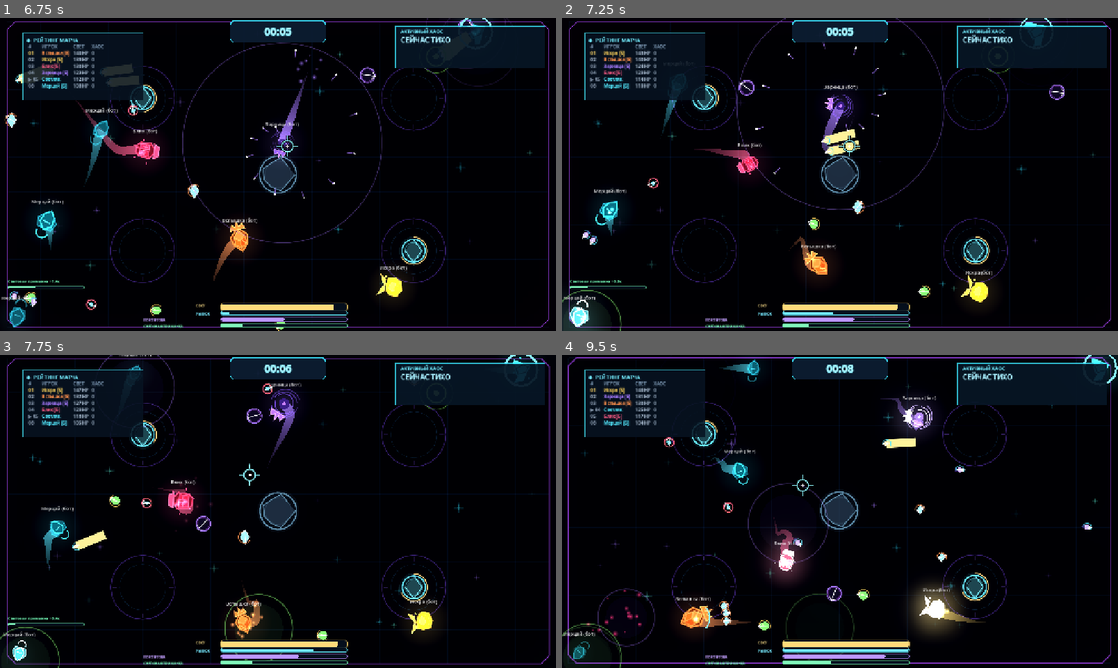
Above: before the commit, frames 1-4 (two rows, left to right).
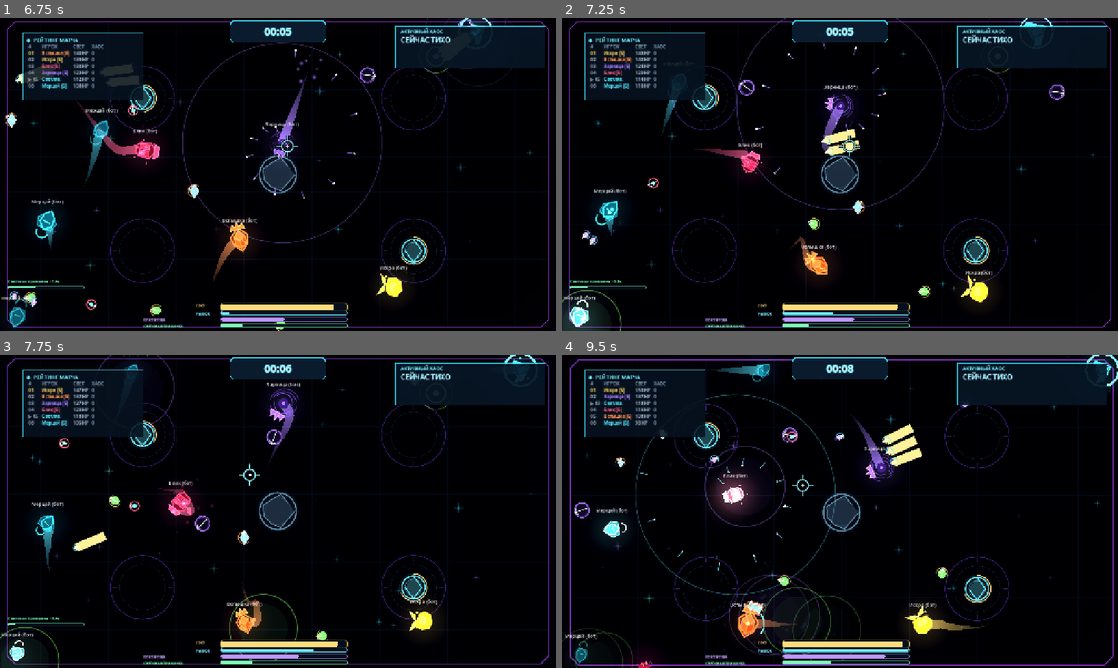
Above: after the commit, the same moments.

Repository: DvoreZZKy/svetobalamut
Game: Godot game, scene res://scenes/menu.tscn
Same seed, same stepped clock (60 frames per second), same inputs: the game is played once before the commit and once after it.
Inputs (mouse positions are in pixels of both pictures, inside the frame that each line leads up to):
- Up to frame 1 (6.75 s): click "Играть одному (с ботами)" at 0.5 s; click "НАЧАТЬ МАТЧ" at 1.25 s; tap Enter (restart) at 2 s; move the mouse to (305, 174) at 2.02 s; hold W (up) from 2.03 s (still down); tap Q (ability) at 2.1, 2.85, 3.8, 4.55, 5.3, 6.05 s; click (305, 174) at 2.17 s; move the mouse to (250, 174) at 2.77 s; move the mouse to (289, 168) at 3.52 s; hold Space (dash) 3.53-4.28 s; move the mouse to (272, 180) at 4.27 s; tap F (extra_ability) at 4.35 s; click (272, 180) at 4.42 s; move the mouse to (316, 177) at 5.02 s; press the mouse at (316, 177) at 5.03 s; move the mouse to (233, 171) at 5.77 s; release the mouse at (233, 171) at 5.78 s; tap E (possess) at 5.85 s; move the mouse to (283, 174) at 6.52 s; tap Shift at 6.6 s; click (283, 174) at 6.67 s
- Up to frame 2 (7.25 s): keep holding W (up); tap Q (ability) at 6.8 s
- Up to frame 3 (7.75 s): move the mouse to (255, 505) at 7.27 s; release W (up) at 7.28 s; hold D (right) from 7.28 s (still down); tap Keypad Enter at 7.35 s; tap Q (ability) at 7.55 s
- Up to frame 4 (9.5 s): move the mouse to (867, 511) at 8.02 s; release D (right) at 8.03 s; hold W (up) from 8.03 s (still down); tap Q (ability) at 8.1, 8.85 s; move the mouse to (812, 511) at 8.77 s; click (812, 511) at 8.92 s

Frame 1 is identical in both runs. In frame 2, 0.4% of the frame differs, in the area x 15-74%, y 24-88%; in frame 3, 4.1%; in frame 4, 14%, in the area x 0-100%, y 0-100%.

Commit message:
Activate class fields during player simulation

Diff:
--- a/scripts/sim.gd
+++ b/scripts/sim.gd
@@ -354,6 +354,7 @@
 			p.vel += (b.pos - p.pos).normalized() * 750.0 * dt
 	p.pos += p.vel * dt
 	_wall_bounce(p)
+	_tick_character_fields(p, dt)
 
 	var shot_cost: float = SHOT_COST
 	if p.kind == 1:
--- a/tests/sim_smoke.gd
+++ b/tests/sim_smoke.gd
@@ -462,11 +462,20 @@
 	sim._update_bullets(0.02)
 	if not sim.bullets.is_empty():
 		_fail("ordinary projectile passed through a solid rock")
-	# Field direction is replicated so the renderer can draw particles flowing into the singularity.
-	sim.reset([{"id":1,"name":"Singularity field","human":true,"color":0,"kind":10,"outfit":0,"hat":0}])
+	# Singularity field is active in the simulation and replicated for inward-flowing particles.
+	sim.reset([
+		{"id":1,"name":"Singularity field","human":true,"color":0,"kind":10,"outfit":0,"hat":0},
+		{"id":2,"name":"Singularity target","human":true,"color":1,"kind":0,"outfit":0,"hat":0}
+	])
 	sim.chaos_enabled = false
 	var singularity: Dictionary = sim.players[1]
+	var singularity_target: Dictionary = sim.players[2]
+	singularity.pos = Vector2(500,450)
+	singularity_target.pos = Vector2(600,450)
 	sim._use_ability(singularity)
+	sim._update_player(singularity,1.0/60.0)
+	if singularity_target.vel.x >= 0.0:
+		_fail("Singularity Q did not pull a nearby opponent inward")
 	var field_snapshot: Dictionary = sim.snapshot()
 	var field_player: Dictionary = field_snapshot.pl[0]
 	if int(field_player.get("fm", 0)) != 1 or float(field_player.get("field_t", 0.0)) <= 0.0:
@@ -676,12 +685,11 @@
 	if sim.bullets.is_empty() or float(sim.bullets[0].get("dmg",0.0)) < 8.0 or not is_equal_approx(float(sim.attack_turrets[0].cd),0.48):
 		_fail("Generator deployed turret still deals too little damage or fires too slowly")
 	sim.bullets.clear()
-	generator.turret_t = 1.0
-	generator.turret_cd = 0.0
-	sim._tick_character_fields(generator,1.0/60.0)
+	sim._use_ability(generator)
+	for tick in 7:
+		sim._update_player(generator,1.0/60.0)
 	if sim.bullets.is_empty() or float(sim.bullets[0].get("dmg",0.0)) < 8.0:
-		_fail("Generator Q turret still deals too little damage")
-	sim._use_ability(generator)
+		_fail("Generator Q turret did not activate or still deals too little damage")
 	if sim.events.any(func(event): return str(event.get("t", "")) == "ability_notice"):
 		_fail("Generator Q emitted an unwanted ability text notice")
 	# Bots steer back inside the shrinking rectangle rather than wandering into the hazard.
